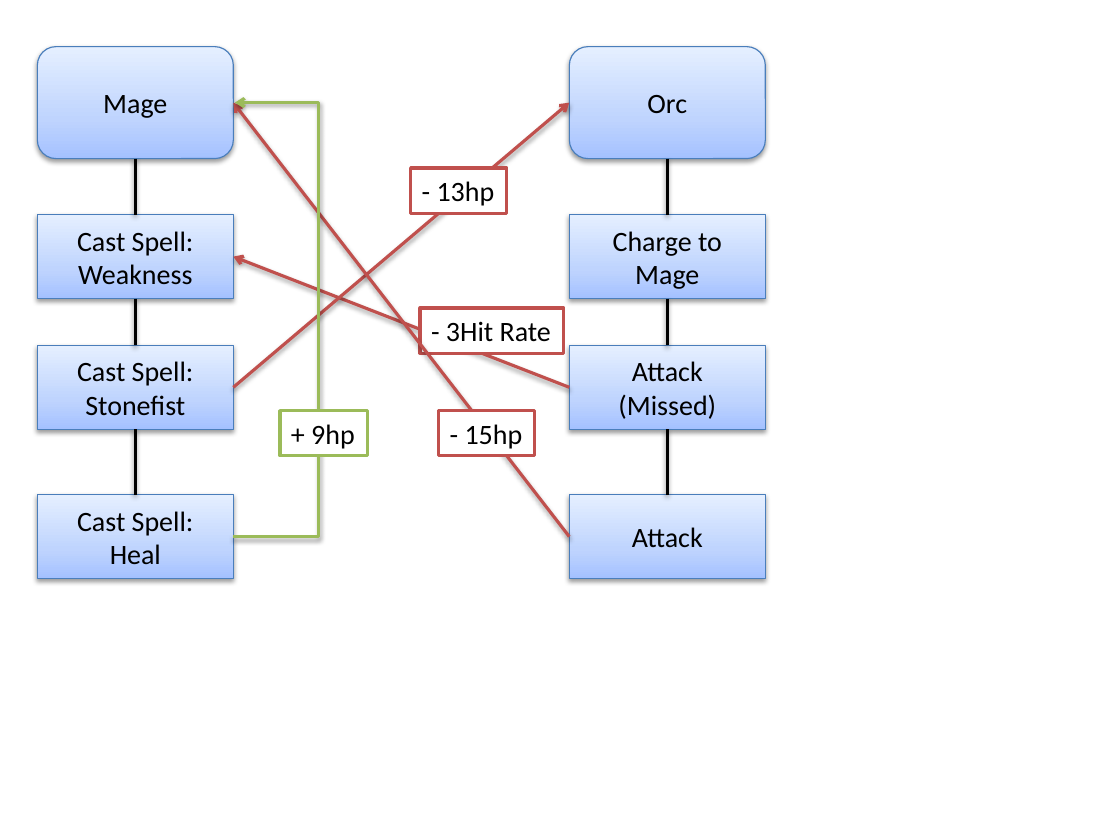
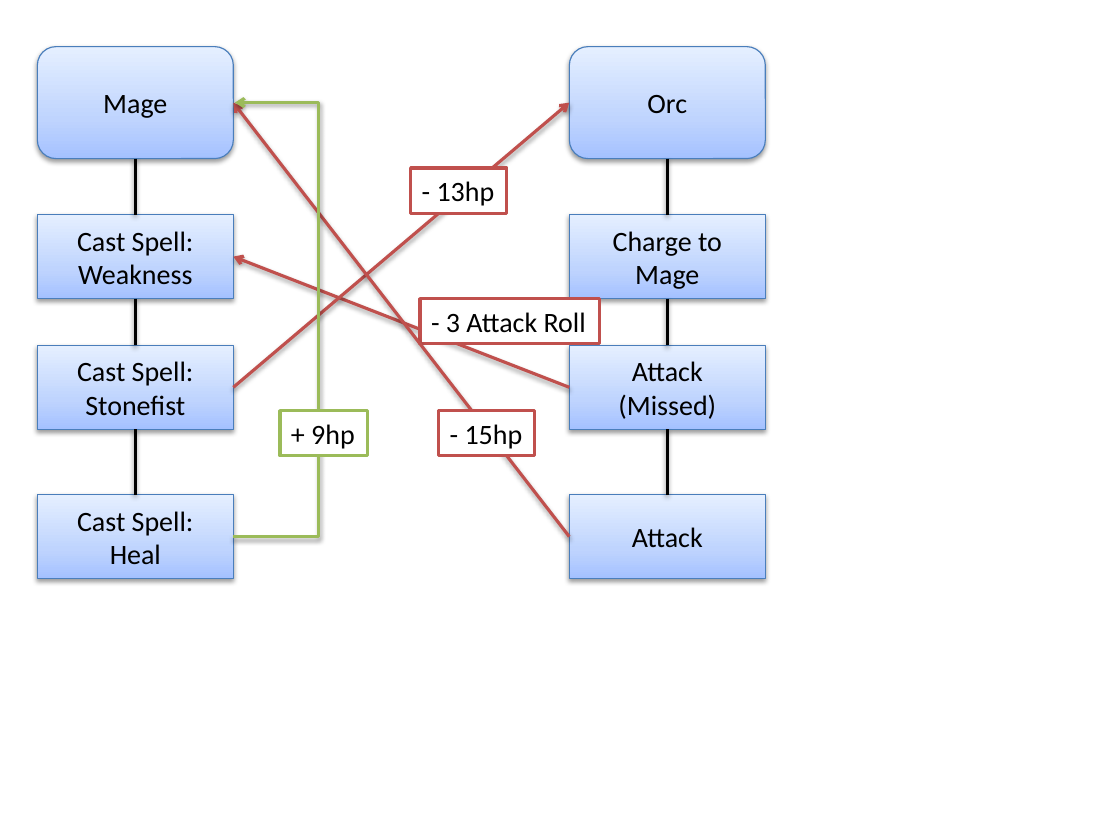
Before and after one commit to gems-uff/sdm, a slide deck: slide 13 of Documents/Dissertacao/dissertation_figures.pptx. Drawn at 1120x840 pixels with LibreOffice and Linux fonts; fonts in the diff are those of the drawing. Boxes give left, top, right and bottom in pixels: in the first picture for what was removed or moved away, otherwise in the second. Text is boxed around its words. In the diff, an @@ line names an element or a change of style, - is before the commit and + after.

```diff
--- a/Documents/Dissertacao/dissertation_figures.pptx
+++ b/Documents/Dissertacao/dissertation_figures.pptx
@@ rectangle "- 3 Attack Roll": place and size @@
-rectangle "- 3 Attack Roll" at [420,308,564,353]
+rectangle "- 3 Attack Roll" at [420,299,599,344]
@@ text in rectangle at [446,312,586,333]: text changed @@
-- 3Hit Rate
+- 3 Attack Roll
```
Also in this commit, not shown: 6 slides added, 2 other files.
